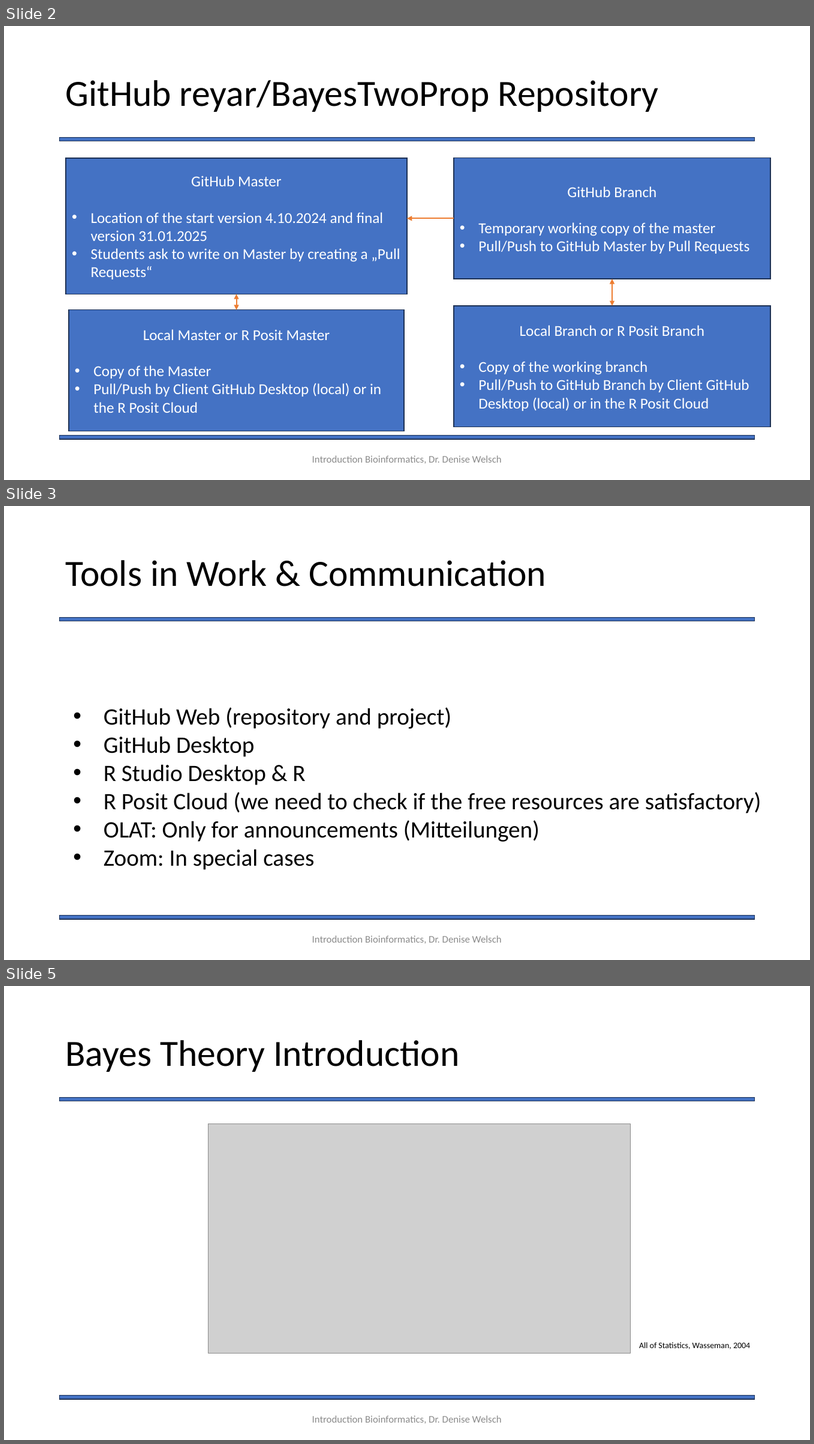
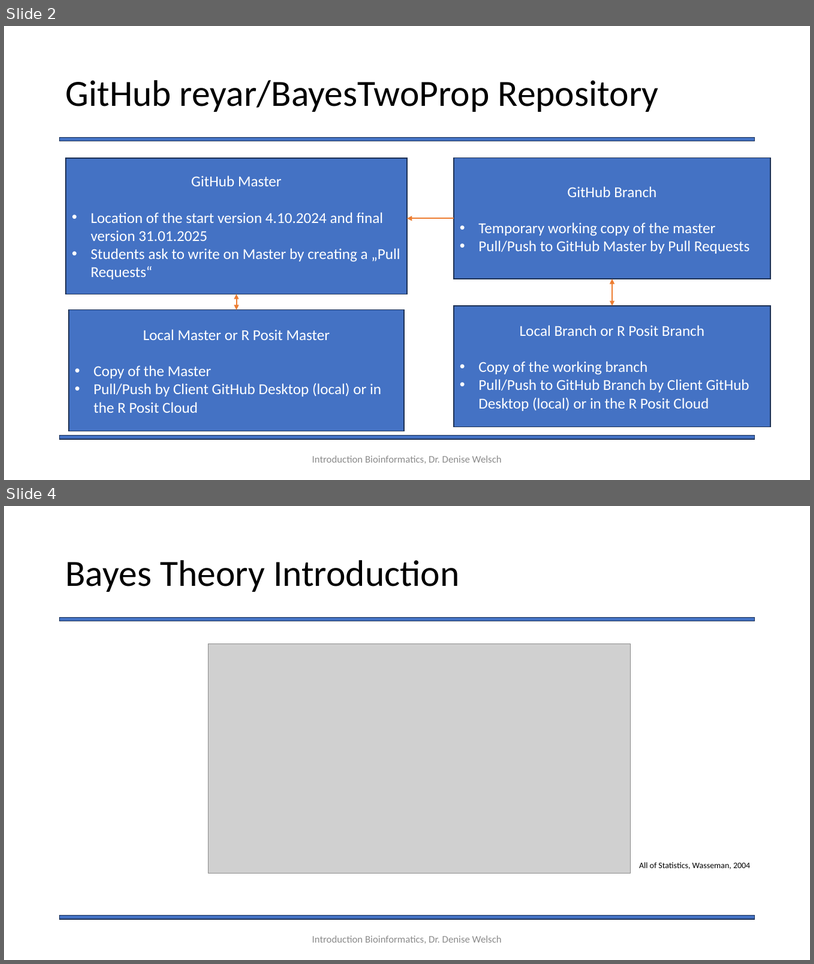
Before and after one commit to Statsomat/BayesTwoProp, a slide deck: documents/Introduction.pptx. Shown one above the other, each under a label of ours: slides 2, 3 and 5 before the commit, slides 2 and 4 after it; the slides between them are not shown. The pictures are 814x1444 and 814x964 pixels, drawn with LibreOffice and Linux fonts; fonts in the diff are those of the drawing; grey boxes stand for pictures. Boxes give left, top, right and bottom in pixels: in the first picture for what was removed or moved away, otherwise in the second. Text is boxed around its words. In the diff, an @@ line names an element or a change of style, - is before the commit and + after.

```diff
--- a/documents/Introduction.pptx
+++ b/documents/Introduction.pptx
@@ slide 3 removed at <box>4,506,810,960</box>, background #FFFFFF; not listed: 2 template elements that a slide beside it also shows @@
@@ title removed at <box>65,560,546,586</box> @@
-Tools in Work & Communication
@@ text removed at <box>104,707,762,870</box> @@
-• GitHub Web (repository and project)
-• GitHub Desktop
-• R Studio Desktop & R
-• R Posit Cloud (we need to check if the free resources are satisfactory)
-• OLAT: Only for announcements (Mitteilungen)
-• Zoom: In special cases
@@ text removed at <box>312,935,502,943</box> @@
-Introduction Bioinformatics, Dr. Denise Welsch
@@ what was slide 5 is now slide 4 @@
```
Also in this commit, not shown: 1 slide changed, 1 other file.
